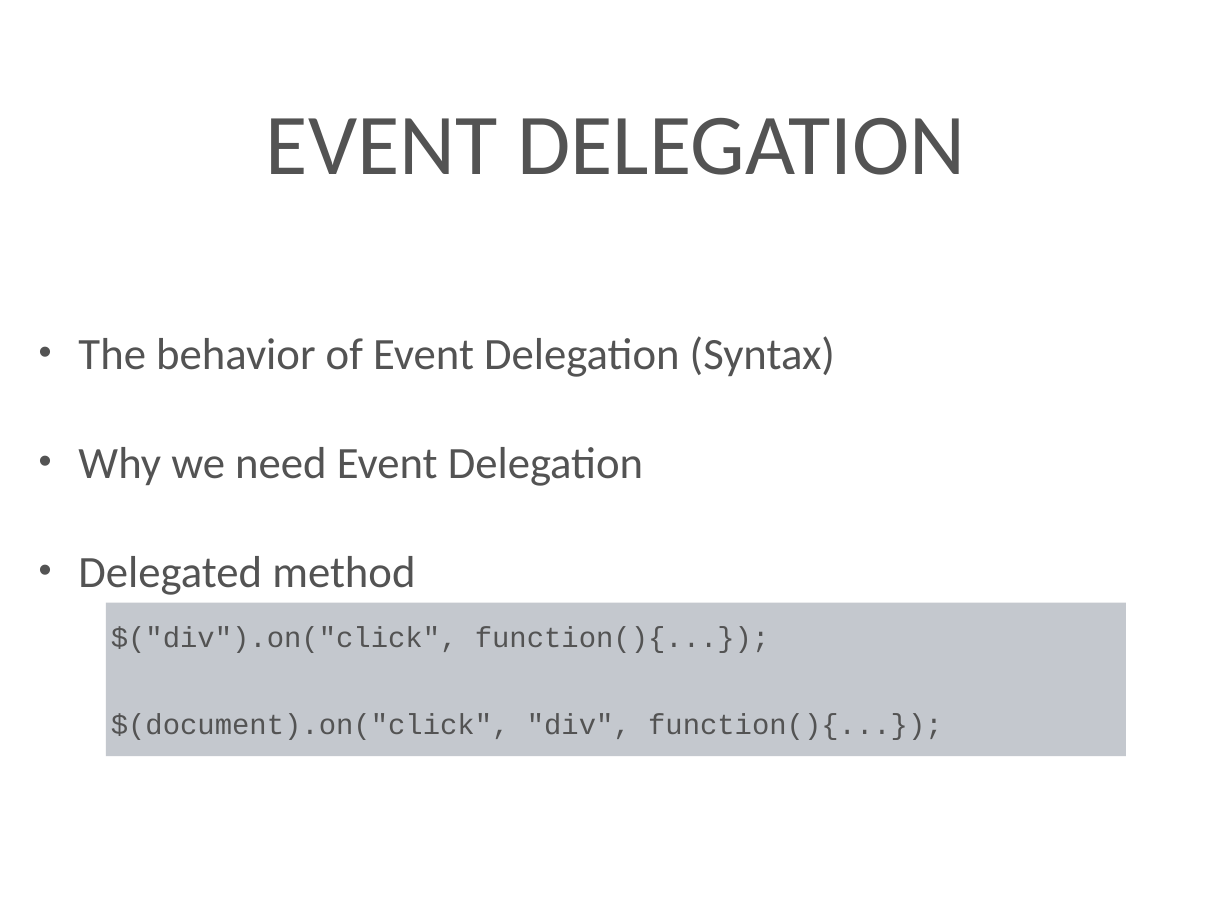
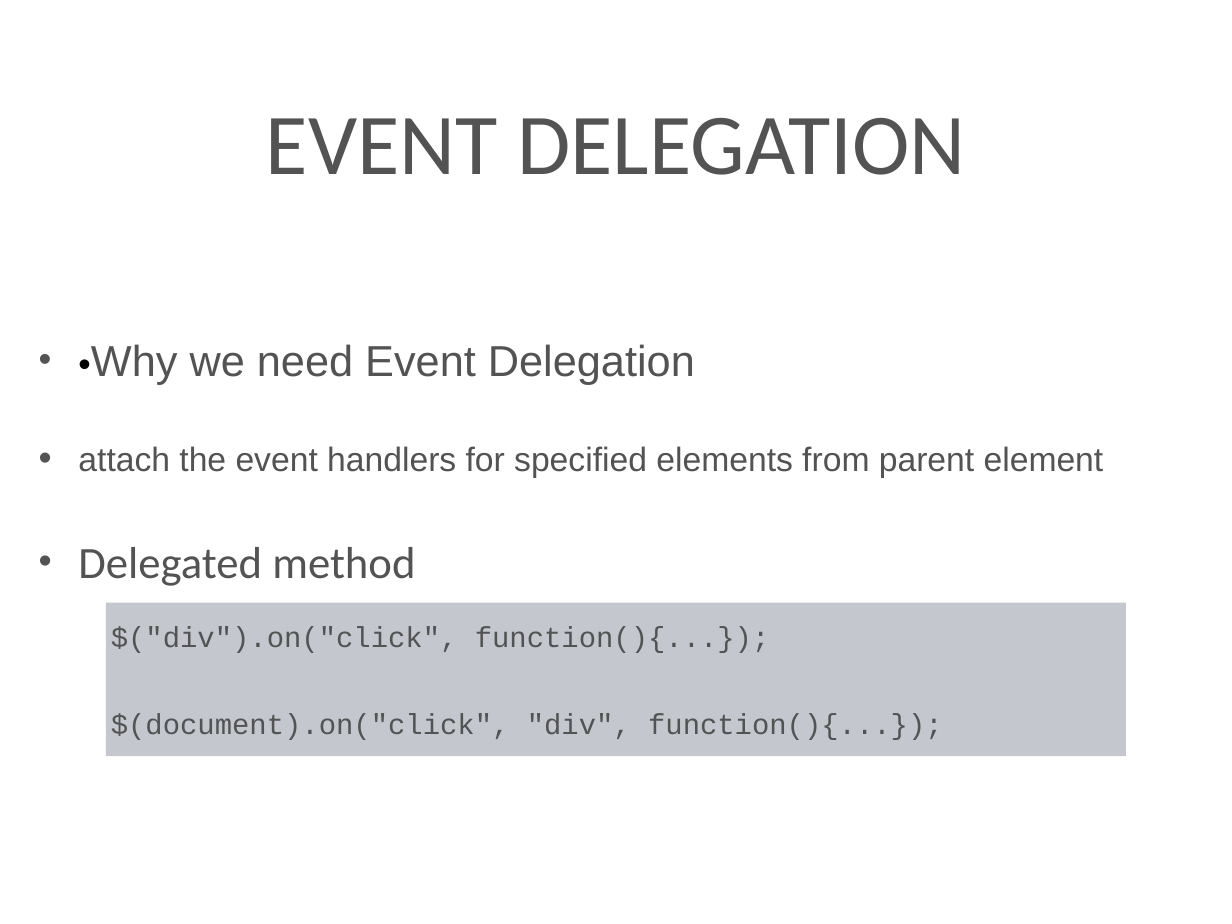
Before and after one commit to kenton-steiner18/Techtasks, a slide deck: slide 37 of presentation/jQuery.pptx. Drawn at 1232x924 pixels with LibreOffice and Linux fonts; fonts in the diff are those of the drawing; background and template pictures are left out. Boxes give left, top, right and bottom in pixels: in the first picture for what was removed or moved away, otherwise in the second. Text is boxed around its words. In the diff, an @@ line names an element or a change of style, - is before the commit and + after.

```diff
--- a/presentation/jQuery.pptx
+++ b/presentation/jQuery.pptx
@@ text at (78,344,1104,478): text changed; size 37.2 to 28 pt; font Calibri to Arial @@
-• The behavior of Event Delegation (Syntax)
-• Why we need Event Delegation
+• •Why we need Event Delegation
+• attach the event handlers for specified elements from parent element
```
Also in this commit, not shown: 2 other slides changed.
